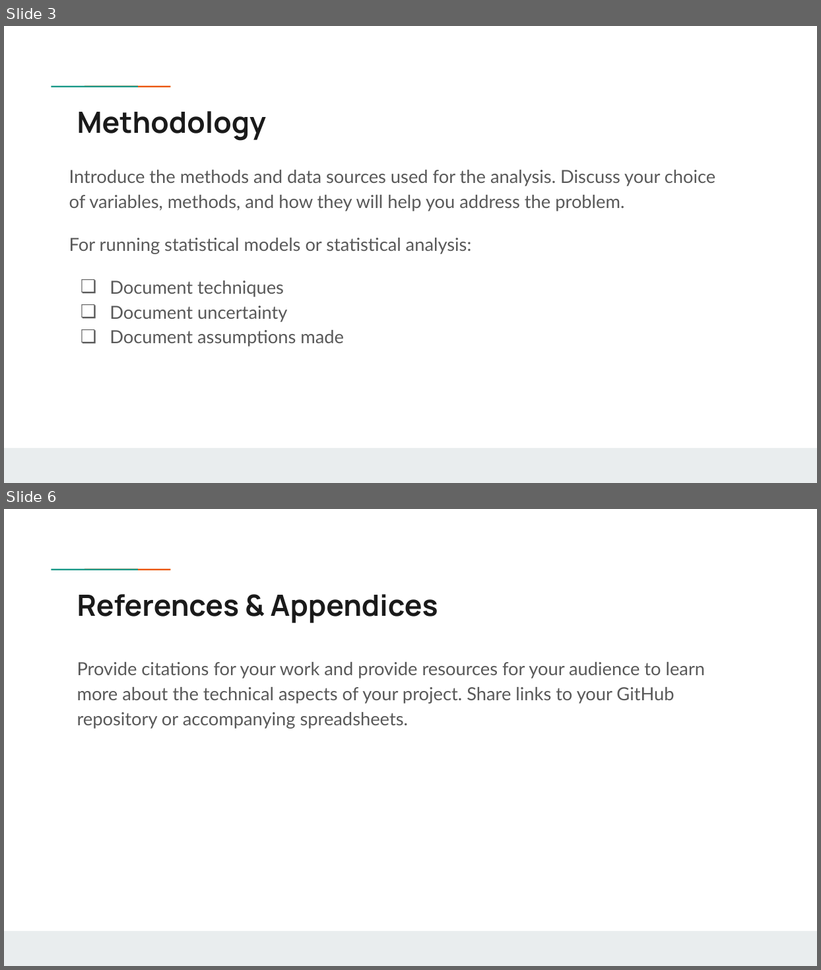
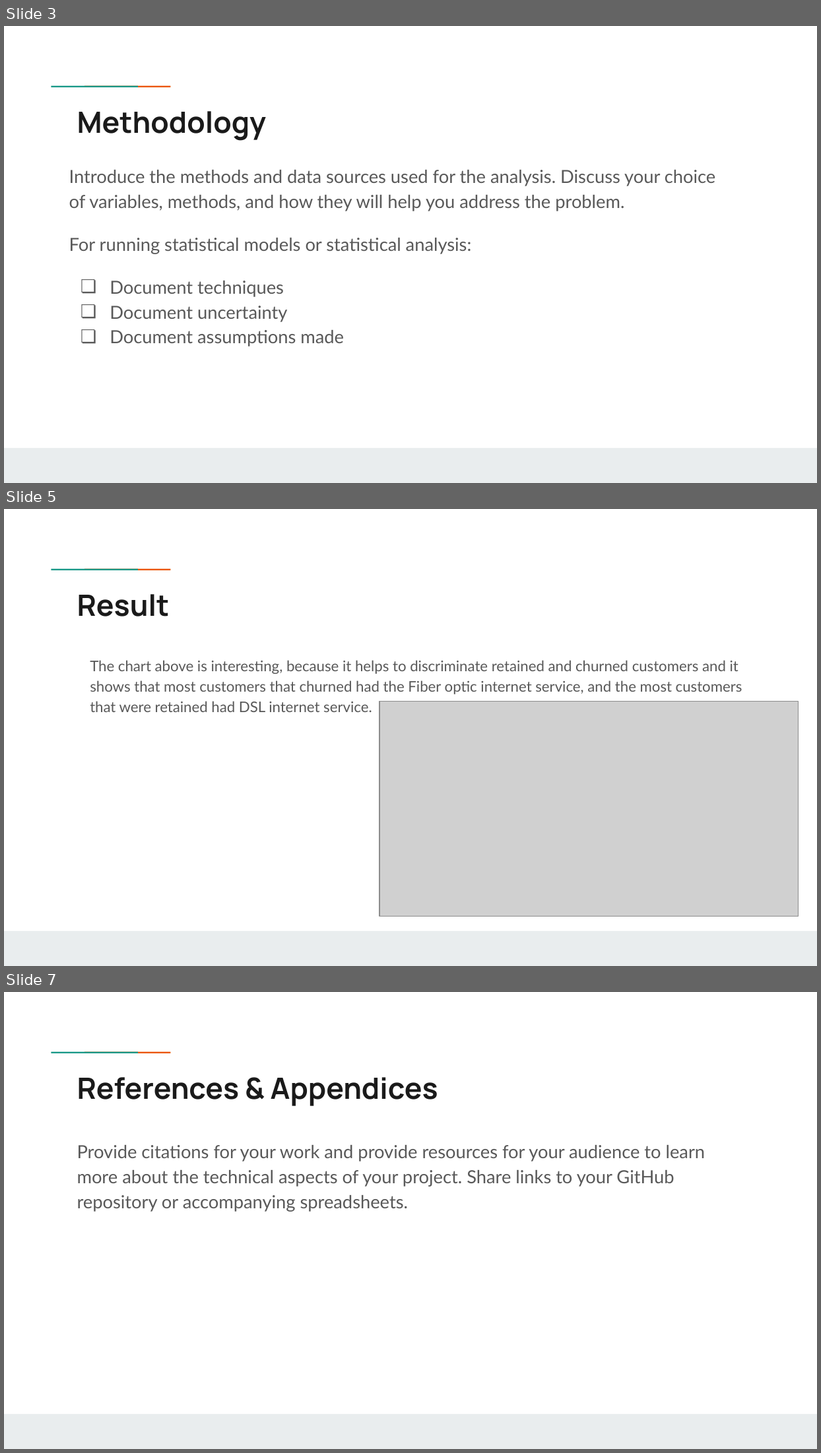
Before and after one commit to Chvava11/Bi_project_customer_churn, a slide deck: Result/Vanessa’s project .pptx. Shown one above the other, each under a label of ours: slides 3 and 6 before the commit, slides 3, 5 and 7 after it; the slides between them are not shown. The pictures are 821x970 and 821x1453 pixels, drawn with LibreOffice and Linux fonts; fonts in the diff are those of the drawing; grey boxes stand for pictures; background and template pictures are left out. Boxes give left, top, right and bottom in pixels: in the first picture for what was removed or moved away, otherwise in the second. Text is boxed around its words. In the diff, an @@ line names an element or a change of style, - is before the commit and + after.

```diff
--- a/Result/Vanessa’s project .pptx
+++ b/Result/Vanessa’s project .pptx
@@ slide 5 added at (4,509,817,966), background #FFFFFF; not listed: 3 template elements that a slide beside it also shows @@
@@ title added at (77,594,170,617), 26 pt, text #1A1A1A, bold @@
+Result
@@ text added at (90,660,743,712), 13 pt, text #595959 @@
+The chart above is interesting, because it helps to discriminate retained and churned customers and it shows that most customers that churned had the Fiber optic internet service, and the most customers that were retained had DSL internet service.
@@ picture added at (380,702,799,917) @@
@@ what was slide 6 is now slide 7 @@
```
Also in this commit, not shown: 1 slide changed, 1 other slide added, 1 slide removed, 1 other file.
